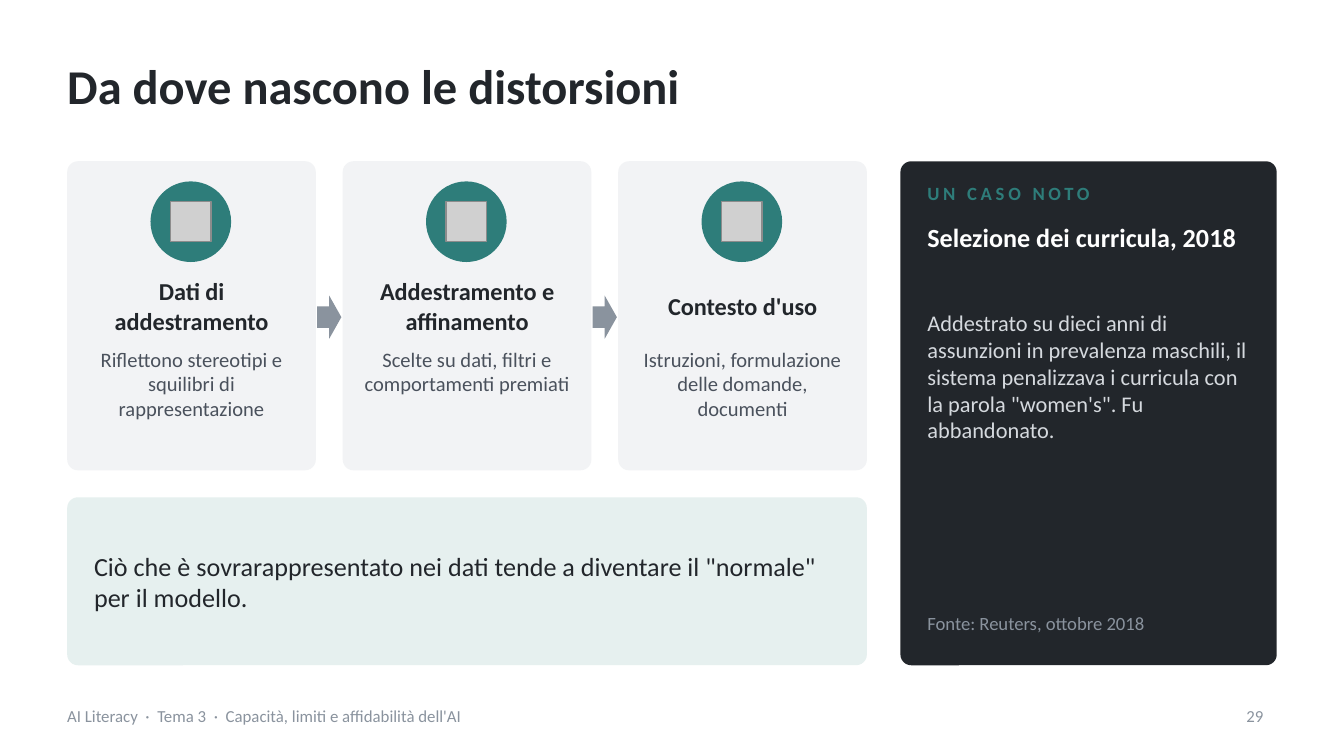
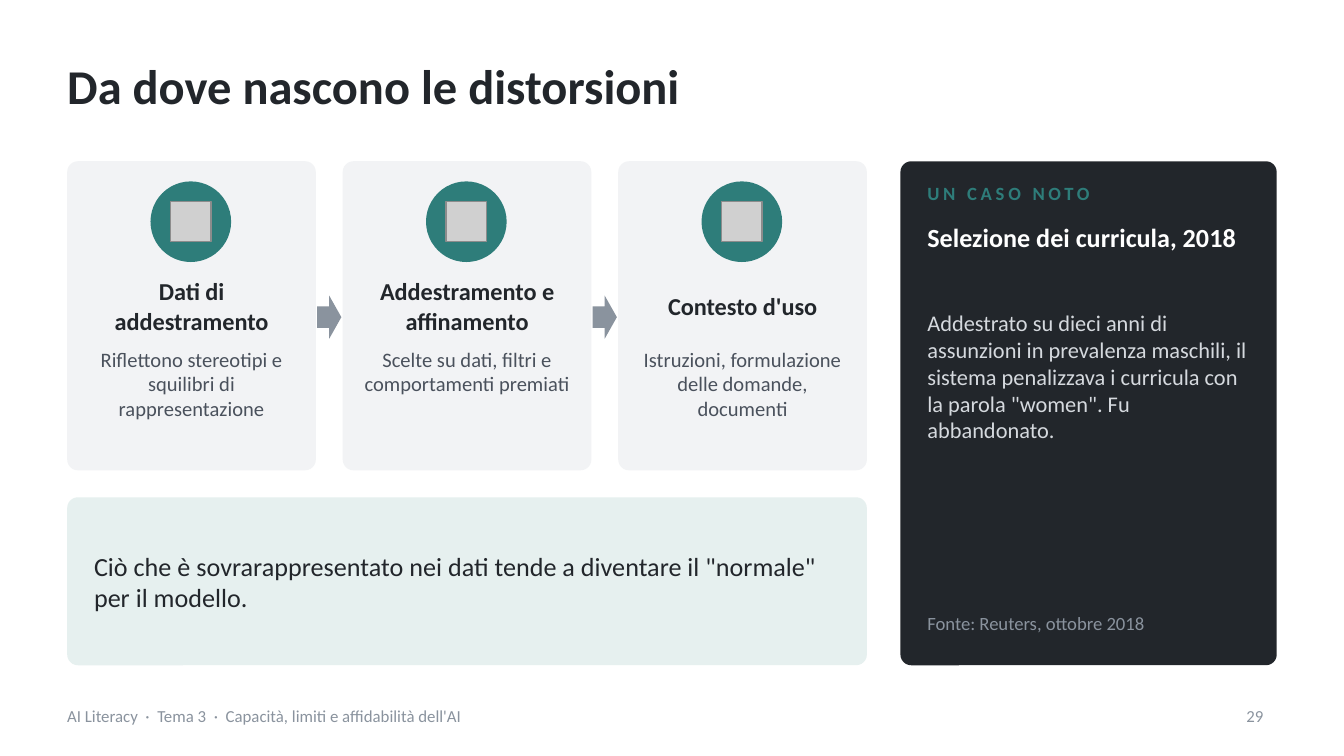
Before and after one commit to NetAi-IT/Formazione-AI-Literacy-Official, a slide deck: slide 29 of Base/Tema3_Capacita_limiti_affidabilita_AI.pptx. Drawn at 1344x756 pixels with LibreOffice and Linux fonts; fonts in the diff are those of the drawing; grey boxes stand for pictures. Boxes give left, top, right and bottom in pixels: in the first picture for what was removed or moved away, otherwise in the second. Text is boxed around its words. In the diff, an @@ line names an element or a change of style, - is before the commit and + after.

```diff
--- a/Base/Tema3_Capacita_limiti_affidabilita_AI.pptx
+++ b/Base/Tema3_Capacita_limiti_affidabilita_AI.pptx
@@ text at [927,315,1246,438]: text changed @@
-Addestrato su dieci anni di assunzioni in prevalenza maschili, il sistema penalizzava i curricula con la parola "women's". Fu abbandonato.
+Addestrato su dieci anni di assunzioni in prevalenza maschili, il sistema penalizzava i curricula con la parola "women". Fu abbandonato.
```
Also in this commit, not shown: 4 other slides changed, 9 other files.
